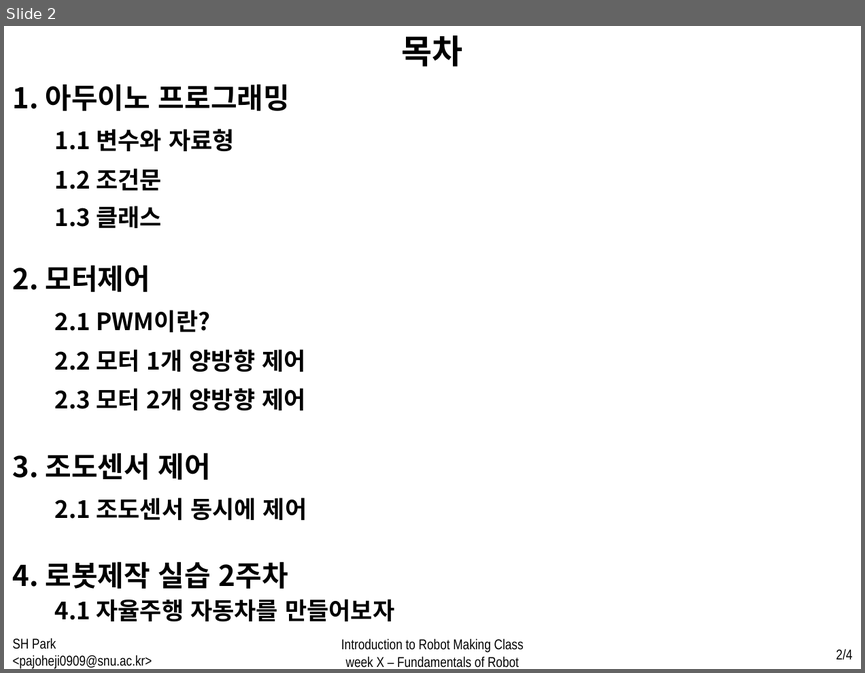
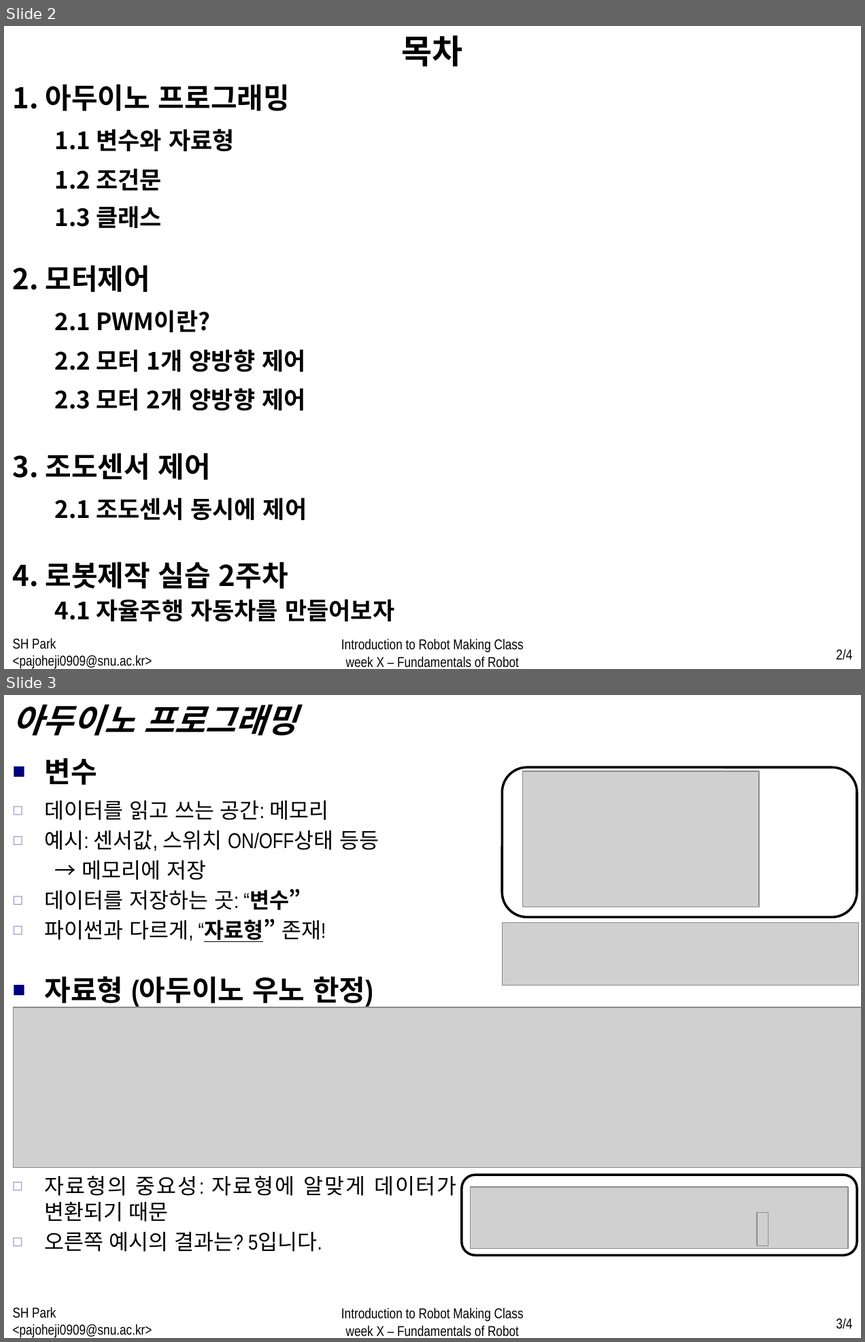
Before and after one commit to WhenTheyCry96/RobotTutorial, a slide deck: PPT/week2.pptx. Shown one above the other, each under a label of ours: slide 2 before the commit, slides 2 and 3 after it. The pictures are 865x673 and 865x1342 pixels, drawn with LibreOffice and Linux fonts; fonts in the diff are those of the drawing; grey boxes stand for pictures. Boxes give left, top, right and bottom in pixels: in the first picture for what was removed or moved away, otherwise in the second. Text is boxed around its words. In the diff, an @@ line names an element or a change of style, - is before the commit and + after.

Commit message:
robot ppt2 fixing

```diff
--- a/PPT/week2.pptx
+++ b/PPT/week2.pptx
@@ slide 3 added at [4, 695, 861, 1338], background #FFFFFF @@
@@ text added at [12, 705, 297, 736], 28 pt, text #000000, bold, italic @@
+아두이노 프로그래밍
@@ text added at [45, 758, 97, 785], 24 pt, text #000000, bold @@
+■ 변수
@@ rounded rectangle added at [502, 767, 857, 917], fill #FFFFFF, outline #000000 2 pt @@
@@ picture added at [522, 771, 759, 906] @@
@@ text added at [45, 800, 379, 942], 18 pt, text #000000 @@
+  ◻ 데이터를 읽고 쓰는 공간: 메모리
+  ◻ 예시: 센서값, 스위치 ON/OFF상태 등등
+  → 메모리에 저장
+  ◻ 데이터를 저장하는 곳: “변수”
+  ◻ 파이썬과 다르게, “자료형” 존재!
@@ picture added at [502, 922, 858, 985] @@
@@ text added at [45, 976, 373, 1007], 24 pt, text #000000, bold @@
+■ 자료형 (아두이노 우노 한정)
@@ picture added at [13, 1007, 861, 1167] @@
@@ text added at [44, 1175, 457, 1251], 18 pt, text #000000 @@
+  ◻ 자료형의 중요성: 자료형에 알맞게 데이터가 변환되기 때문
+  ◻ 오른쪽 예시의 결과는? 5입니다.
@@ rounded rectangle added at [462, 1175, 857, 1255], fill #FFFFFF, outline #000000 2 pt @@
@@ picture added at [470, 1187, 848, 1249] @@
@@ picture added at [756, 1212, 768, 1246] @@
@@ text added at [13, 1306, 152, 1338], 12 pt, text #000000 @@
+SH Park <pajoheji0909@snu.ac.kr>
@@ text added at [341, 1307, 524, 1336], 12 pt, text #000000 @@
+Introduction to Robot Making Class
+week X – Fundamentals of Robot
@@ page number added at [836, 1318, 852, 1329], 12 pt, text #000000 @@
+3/4
```
Also in this commit, not shown: 1 slide changed, 12 other slides added.
